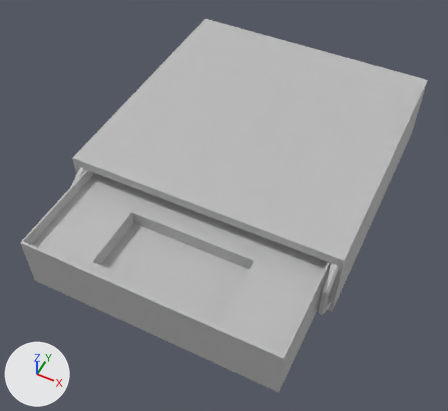
What one commit did to the FBX model Stencil_Buffer_Masking_HDRP/Assets/_Developers/Steve/DrawerRack.fbx.
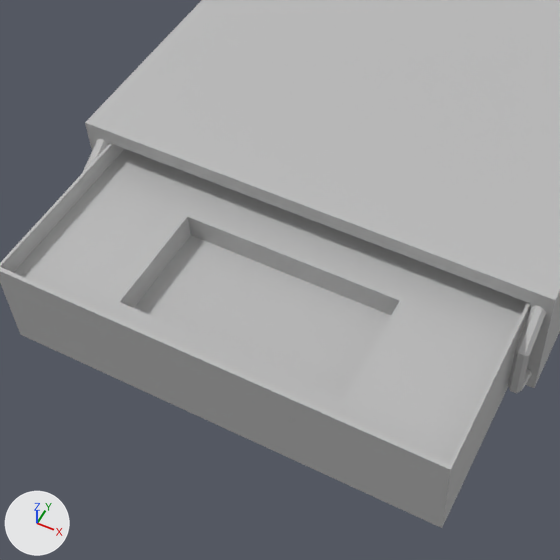
Each version is shown whole from a 50 mm lens placed at (0.1144, -0.0539, 0.1205), pointed at (0.0924, -0.0098, 0.0653), then close up on the part from 5% to 77% of the width and 21% to 100% of the height. Lighting does not change. The marker at lower left points along +X, +Y and +Z. Where no turn or scale is listed for an object, it has been applied to the vertices.

The older version as bpy lines, for what is in view:
```python
me_mesh = bpy.data.meshes.new('Mesh')
me_mesh.from_pydata(...)  # 16 vertices, 17 faces; spans x -0.0161..0.0161, y -0.0161..0.0161, z -0.0046..0.0046
me_mesh.materials.append(mat_lambert1)  # grey #bcbcbc
me_mesh_003 = bpy.data.meshes.new('Mesh.003')
me_mesh_003.from_pydata(...)  # 14 vertices, 10 faces; spans x -0.0119..0.017, y -0.0084..0.0058, z -0.0074..-0.0028
me_mesh_003.materials.append(mat_lambert1)  # grey #bcbcbc
me_mesh_004 = bpy.data.meshes.new('Mesh.004')
me_mesh_004.from_pydata(...)  # 28 vertices, 21 faces; spans x -0.00044..0.00044, y -0.00324..0.0, z -0.00401..0.00401
me_mesh_004.materials.append(mat_lambert1)  # grey #bcbcbc
ob_foam = bpy.data.objects.new('Foam', me_mesh_003)
ob_foam.location = (0.09011, -0.01916, 0.07191)
ob_pcube246 = bpy.data.objects.new('pCube246', me_mesh)
ob_pcube246.location = (0.09252, 0.0, 0.06712)
ob_ptorus8 = bpy.data.objects.new('pTorus8', me_mesh_004)
ob_ptorus8.location = (0.10787, -0.01538, 0.06712)
# also in view: 'Drawer' at (0.0927, -0.0203, 0.0671)
```
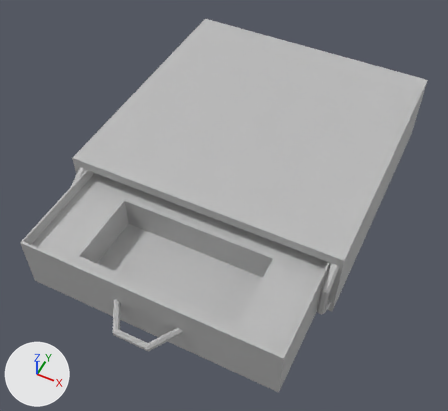
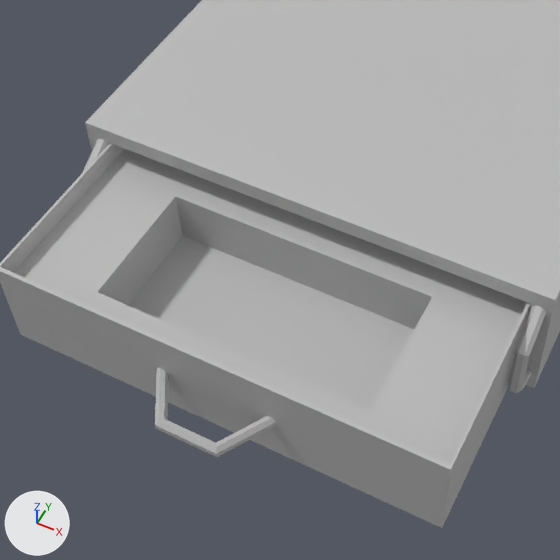
Where the change shows, as pixel boxes (x1, y1, x2, y2) in the close-ups (560 x 560 px; the box of a moved part takes in the faces that stretch with it):
'Handle', added: after (155, 368, 277, 457)
part 1 of me_mesh_003, moved or reshaped: (96, 194, 434, 355) in both

What changed in the scene script:
```text
Change me_mesh_003:
    where me_mesh_003.from_pydata(...)  # 14 vertices, 10 faces; spans x -0.0119..0.017, y -0.0084..0.0058, z -0.0074..-0.0028
    used by ob_foam; location = (0.09011, -0.01916, 0.07191)
    me_mesh_003 part 1
    me_mesh_003.vertices[6].co: (-0.0048, -0.0066, -0.0028) -> (-0.0065, -0.0066, -0.0028)  # pixel (119, 301) -> pixel (97, 291)
    me_mesh_003.vertices[7].co: (0.01, -0.0066, -0.0028) -> (0.0116, -0.0066, -0.0028)  # pixel (342, 398) -> pixel (369, 409)
    me_mesh_003.vertices[8].co: (0.01, 0.0009, -0.0028) -> (0.0116, 0.002, -0.0028)  # pixel (399, 300) -> pixel (432, 297)
    me_mesh_003.vertices[9].co: (-0.0048, 0.0009, -0.0028) -> (-0.0065, 0.002, -0.0028)  # pixel (187, 216) -> pixel (175, 196)
    me_mesh_003.vertices[10].co: (-0.0048, -0.0066, -0.0046) -> (-0.0065, -0.0066, -0.0068)
    me_mesh_003.vertices[11].co: (0.01, -0.0066, -0.0046) -> (0.0116, -0.0066, -0.0068)
    me_mesh_003.vertices[12].co: (0.01, 0.0009, -0.0046) -> (0.0116, 0.002, -0.0068)
    me_mesh_003.vertices[13].co: (-0.0048, 0.0009, -0.0046) -> (-0.0065, 0.002, -0.0068)  # pixel (190, 235) -> pixel (182, 235)
Add me_mesh_002_1:
    me_mesh_002_1.from_pydata(...)  # 28 vertices, 21 faces; spans x -0.00401..0.00401, y -0.00324..0.0, z -0.00044..0.00044
    me_mesh_002_1.materials.append(mat_lambert1)  # grey #bcbcbc
Add ob_handle:
    ob_handle = bpy.data.objects.new('Handle', me_mesh_002_1)
    ob_handle.location = (0.09294, -0.02779, 0.06712)
```
